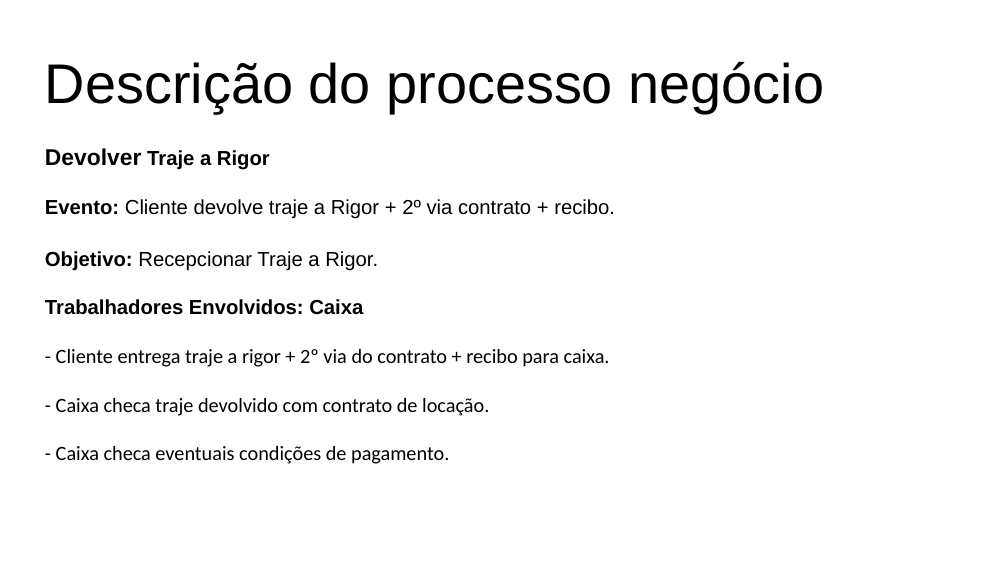
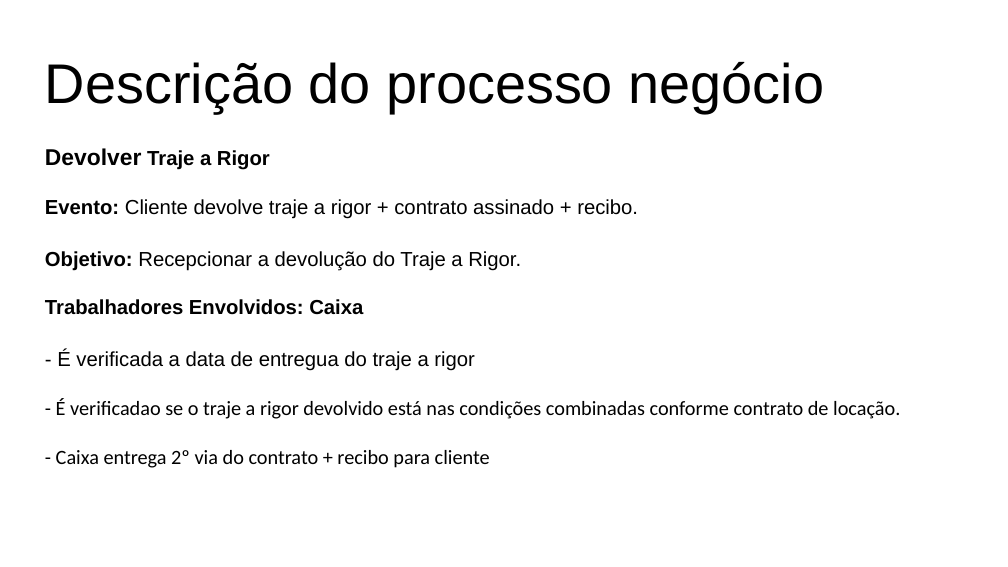
Before and after one commit to grupopenelopechavosa/OPE---Faculdade-Impacta, a slide deck: slide 5 of 18 - Descrição dos Processo de Negocio.pptx (slide 6 before the commit). Drawn at 1008x567 pixels with LibreOffice and Linux fonts; fonts in the diff are those of the drawing. Boxes give left, top, right and bottom in pixels: in the first picture for what was removed or moved away, otherwise in the second. Text is boxed around its words. In the diff, an @@ line names an element or a change of style, - is before the commit and + after.

```diff
--- a/18 - Descrição dos Processo de Negocio.pptx
+++ b/18 - Descrição dos Processo de Negocio.pptx
@@ text at [45,199,900,468]: text changed; font Calibri to Arial @@
-Evento: Cliente devolve traje a Rigor + 2º via contrato + recibo.
-Objetivo: Recepcionar Traje a Rigor.
-Trabalhadores Envolvidos: Caixa
-- Cliente entrega traje a rigor + 2º via do contrato + recibo para caixa.
-- Caixa checa traje devolvido com contrato de locação.
-- Caixa checa eventuais condições de pagamento.
+Evento: Cliente devolve traje a rigor + contrato assinado + recibo.
+Objetivo: Recepcionar a devolução do Traje a Rigor.
+Trabalhadores Envolvidos: Caixa
+- É verificada a data de entregua do traje a rigor
+- É verificadao se o traje a rigor devolvido está nas condições combinadas conforme contrato de locação.
+- Caixa entrega 2º via do contrato + recibo para cliente
```
Also in this commit, not shown: 4 other slides changed, 2 slides removed, 4 other files.
